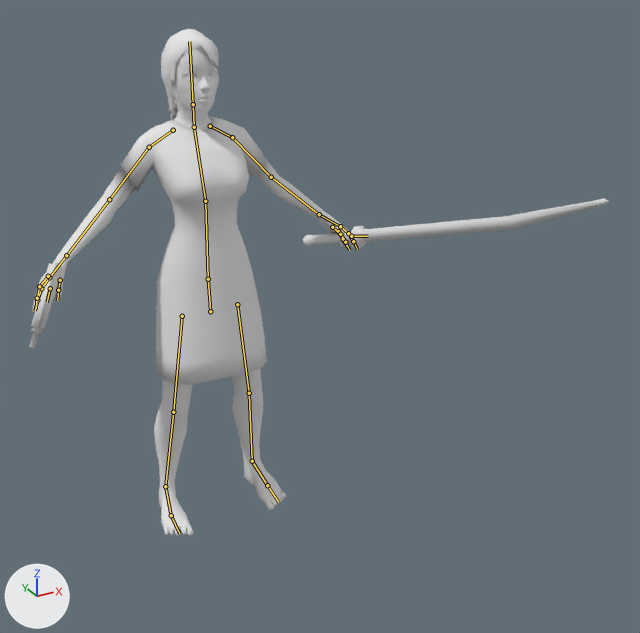
The Blender file Models/LowPlayerModelWeapon.blend: old version first, new version second.
Both versions are drawn from a camera (50 mm lens) standing at (-8.54, -21.96, 16.94) and looking at (2.1, -2.61, 7.27). The axes (+X, +Y, +Z) are drawn at lower left. The lights are the same throughout. The bones that bend it are drawn over the model as lines.
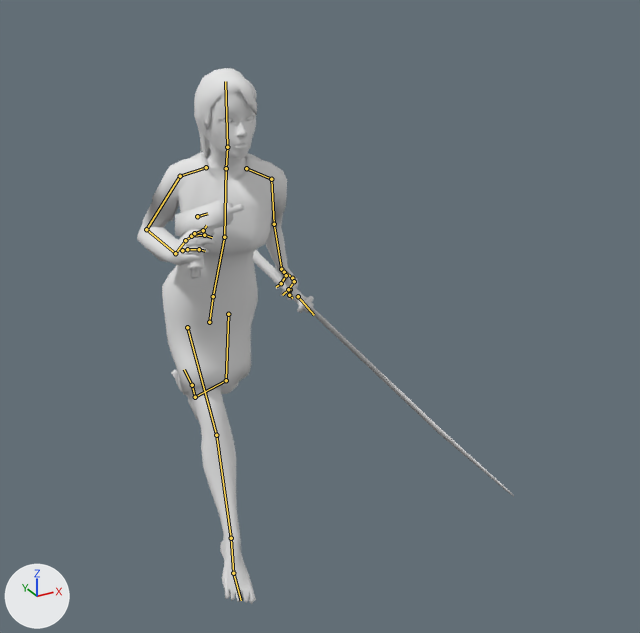
The newer file adds an action. The first version stands in its rest pose; the second is drawn at frame 8 of the action 'Aim Forward Run'.

The change in detail:
Bone 'Hips' (bone_hips) moves from (0.0, 0.0, 0.0) to (0.0, -0.37, -0.13).
Bone 'Hips' (bone_hips) turns from (0, 0, 0) to (24, 8, 3) degrees about its own x, y and z.
Bone 'Spine' (bone_spine) turns from (0, 0, 0) to (0, -11, 1) degrees about its own x, y and z.
Bone 'Chest' (bone_chest) turns from (0, 0, 0) to (4, -15, 1) degrees about its own x, y and z.
Bone 'Neck' (bone_neck) turns from (0, 0, 0) to (-13, 15, -6) degrees about its own x, y and z.
Bone 'Head' (bone_head) turns from (0, 0, 0) to (-11, 0, 0) degrees about its own x, y and z.
Bone 'Shoulder.L' (bone_shoulder_l) moves from (0.0, 0.0, 0.0) to (-0.01, -0.02, 0.15).
Bone 'Shoulder.L' (bone_shoulder_l) turns from (0, 0, 0) to (3, -2, 0) degrees about its own x, y and z.
Bone 'Upper Arm.L' (bone_upper_arm_l) turns from (0, 0, 0) to (-5, 3, -35) degrees about its own x, y and z.
Bone 'Lower Arm.L' (bone_lower_arm_l) turns from (0, 0, 0) to (-11, 3, -1) degrees about its own x, y and z.
Bone 'Hand.L' (bone_hand_l) turns from (0, 0, 0) to (-23, -8, 16) degrees about its own x, y and z.
Bone 'Lower Thumb.L' (bone_lower_thumb_l) turns from (0, 0, 0) to (-5, 6, 30) degrees about its own x, y and z.
Bone 'Middle Finger.L' (bone_middle_finger_l) turns from (0, 0, 0) to (17, 6, -45) degrees about its own x, y and z.
Bone 'Lower Finger.L' (bone_lower_finger_l) turns from (0, 0, 0) to (16, 4, -41) degrees about its own x, y and z.
Bone 'Hand.L.001' (bone_hand_l_001) turns from (0, 0, 0) to (0, 13, -2) degrees about its own x, y and z.
Bone 'Middle Finger.L.002' (bone_middle_finger_l_002) turns from (0, 0, 0) to (18, 4, -41) degrees about its own x, y and z.
Bone 'Lower Finger.L.002' (bone_lower_finger_l_002) turns from (0, 0, 0) to (22, 12, -62) degrees about its own x, y and z.
Bone 'Shoulder.R' (bone_shoulder_r) moves from (0.0, 0.0, 0.0) to (0.01, -0.06, 0.1).
Bone 'Shoulder.R' (bone_shoulder_r) turns from (0, 0, 0) to (-8, 4, 4) degrees about its own x, y and z.
Bone 'Upper Arm.R' (bone_upper_arm_r) turns from (0, 0, 0) to (22, 8, 13) degrees about its own x, y and z.
Bone 'Lower Arm.R' (bone_lower_arm_r) turns from (0, 0, 0) to (102, -16, -16) degrees about its own x, y and z.
Bone 'Hand.R' (bone_hand_r) turns from (0, 0, 0) to (21, 15, -24) degrees about its own x, y and z.
Bone 'Middle Finger.R' (bone_middle_finger_r) turns from (0, 0, 0) to (24, -14, 45) degrees about its own x, y and z.
Bone 'Lower Finger.R' (bone_lower_finger_r) turns from (0, 0, 0) to (16, -4, 41) degrees about its own x, y and z.
Bone 'Lower Thumb.R' (bone_lower_thumb_r) turns from (0, 0, 0) to (-5, -6, -30) degrees about its own x, y and z.
Bone 'Middle Finger.R.001' (bone_middle_finger_r_001) turns from (0, 0, 0) to (5, 1, 19) degrees about its own x, y and z.
Bone 'Lower Finger.R.001' (bone_lower_finger_r_001) turns from (0, 0, 0) to (20, -5, 78) degrees about its own x, y and z.
Bone 'Upper Leg.L' (bone_upper_leg_l) moves from (0.0, 0.0, 0.0) to (0.2, -0.02, 0.0).
Bone 'Upper Leg.R' (bone_upper_leg_r) moves from (0.0, 0.0, 0.0) to (-0.14, -0.02, 0.0).
Bone 'Lower Leg.R' (bone_lower_leg_r) turns from (0, 0, 0) to (-130, -69, -41) degrees about its own x, y and z.
Bone 'Leg IK.L' (bone_leg_ik_l) moves from (0.0, 0.0, 0.0) to (0.72, 3.05, -1.17).
Bone 'Leg IK.L' (bone_leg_ik_l) turns from (0, 0, 0) to (-92, 2, -4) degrees about its own x, y and z.
Bone 'Leg IK.R' (bone_leg_ik_r) moves from (0.0, 0.0, 0.0) to (-0.62, -3.72, -0.21).
Bone 'Leg IK.R' (bone_leg_ik_r) turns from (0, 0, 0) to (30, -2, -8) degrees about its own x, y and z.

Boxes (x1, y1, x2, y2) around the edits, measured in the pictures (640 x 633 px):
'Sphere.001', posed (35% narrower): before (29, 29, 610, 536); after (137, 68, 514, 604)
bone 'Hips', root to tip: before (210, 311) to (208, 279); after (209, 322) to (213, 296)
bone 'Spine', root to tip: before (208, 279) to (205, 201); after (213, 296) to (224, 237)
bone 'Chest', root to tip: before (205, 201) to (194, 127); after (224, 237) to (226, 168)
bone 'Neck', root to tip: before (194, 127) to (193, 104); after (226, 168) to (227, 147)
bone 'Head', root to tip: before (193, 104) to (189, 41); after (227, 147) to (225, 81)
bone 'Shoulder.L', root to tip: before (210, 126) to (232, 137); after (246, 168) to (271, 179)
bone 'Upper Arm.L', root to tip: before (232, 137) to (271, 177); after (271, 179) to (274, 224)
bone 'Lower Arm.L', root to tip: before (271, 177) to (319, 214); after (274, 224) to (281, 269)
bone 'Hand.L', root to tip: before (319, 214) to (340, 226); after (281, 269) to (292, 278)
bone 'Lower Thumb.L', root to tip: before (343, 239) to (347, 246); after (289, 295) to (292, 298)
bone 'Middle Finger.L', root to tip: before (348, 233) to (353, 241); after (294, 281) to (288, 289)
bone 'Lower Finger.L', root to tip: before (353, 241) to (357, 249); after (288, 289) to (282, 295)
bone 'Hand.L.001', root to tip: before (351, 236) to (368, 236); after (298, 296) to (314, 315)
bone 'Middle Finger.L.002', root to tip: before (340, 234) to (345, 242); after (286, 275) to (281, 283)
bone 'Lower Finger.L.002', root to tip: before (345, 242) to (349, 250); after (281, 283) to (276, 287)
bone 'Shoulder.R', root to tip: before (173, 130) to (149, 147); after (206, 167) to (180, 176)
bone 'Upper Arm.R', root to tip: before (149, 147) to (109, 199); after (180, 176) to (146, 229)
bone 'Lower Arm.R', root to tip: before (109, 199) to (66, 255); after (146, 229) to (175, 253)
bone 'Hand.R', root to tip: before (66, 255) to (49, 277); after (175, 253) to (185, 240)
bone 'Middle Finger.R', root to tip: before (41, 288) to (37, 300); after (191, 236) to (204, 235)
bone 'Lower Finger.R', root to tip: before (37, 300) to (35, 310); after (204, 235) to (212, 237)
bone 'Lower Thumb.R', root to tip: before (58, 290) to (57, 300); after (203, 230) to (206, 225)
bone 'Middle Finger.R.001', root to tip: before (39, 286) to (37, 298); after (187, 249) to (199, 249)
bone 'Lower Finger.R.001', root to tip: before (37, 298) to (36, 308); after (199, 249) to (205, 251)
bone 'Upper Leg.L', root to tip: before (237, 304) to (249, 393); after (228, 314) to (226, 380)
bone 'Upper Leg.R', root to tip: before (182, 316) to (173, 412); after (187, 327) to (216, 435)
bone 'Lower Leg.R', root to tip: before (173, 412) to (165, 486); after (216, 435) to (231, 538)
